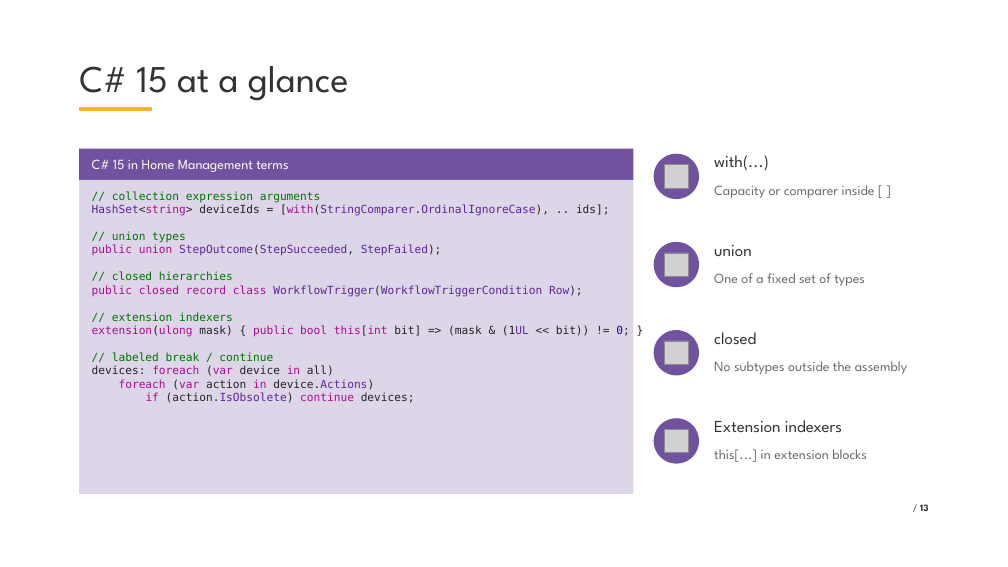
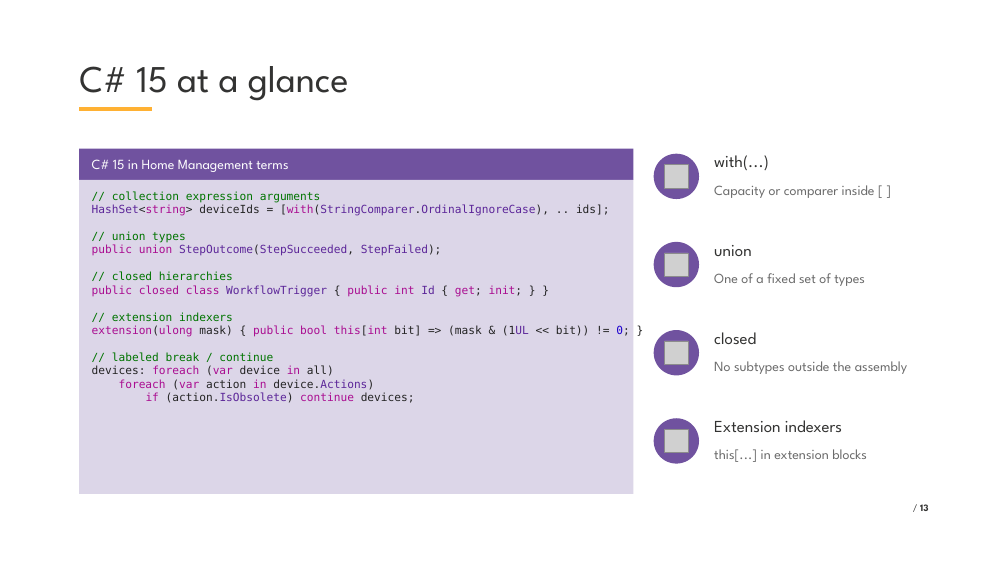
Before and after one commit to VladislavAntonyuk/HomeManagement, a slide deck: slide 13 of .NET Conf 2026 - Ukraine.pptx. Drawn at 1008x567 pixels with LibreOffice and Linux fonts; fonts in the diff are those of the drawing; grey boxes stand for pictures; background and template pictures are left out. Boxes give left, top, right and bottom in pixels: in the first picture for what was removed or moved away, otherwise in the second. Text is boxed around its words. In the diff, an @@ line names an element or a change of style, - is before the commit and + after.

Commit message:
Fix Workflow runner, update presentation

```diff
--- a/.NET Conf 2026 - Ukraine.pptx
+++ b/.NET Conf 2026 - Ukraine.pptx
@@ text in rectangle at bbox=[92, 285, 523, 297]: text changed; text colour #5C2699 to #AA0D91 @@
-public closed record class WorkflowTrigger(WorkflowTriggerCondition Row);
+public closed class WorkflowTrigger { public int Id { get; init; } }
```
Also in this commit, not shown: 17 other slides changed, 10 slides added, 5 slides removed, 38 other files.
